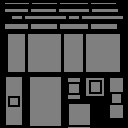
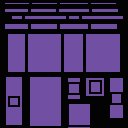
Revision of a layered (128, 128) image; what changed, layer by layer:
painted on "Layer 2" over (0, 0, 128, 128)
removed layer "Layer 1" from group "lambert1.color" over (0, 0, 128, 128)
